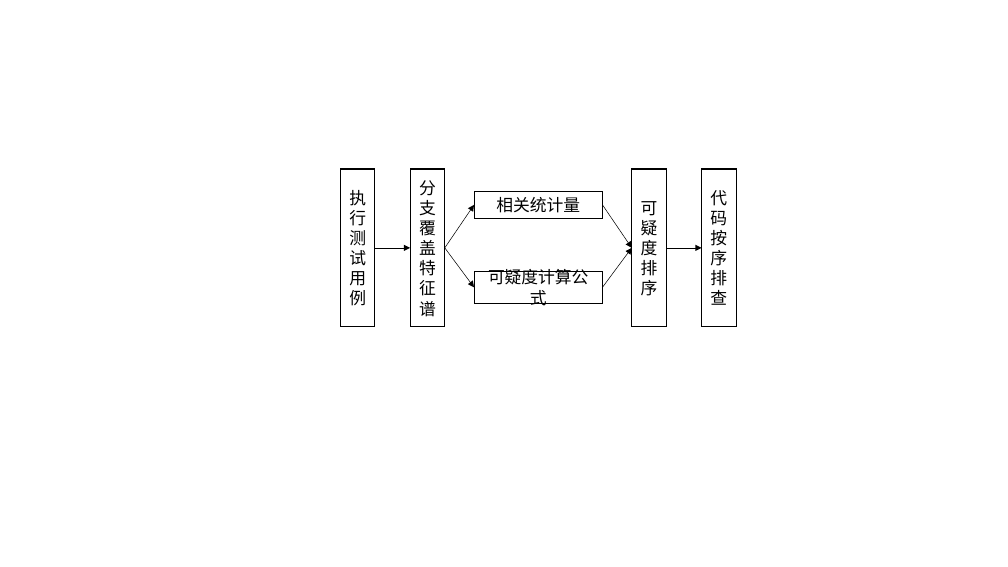
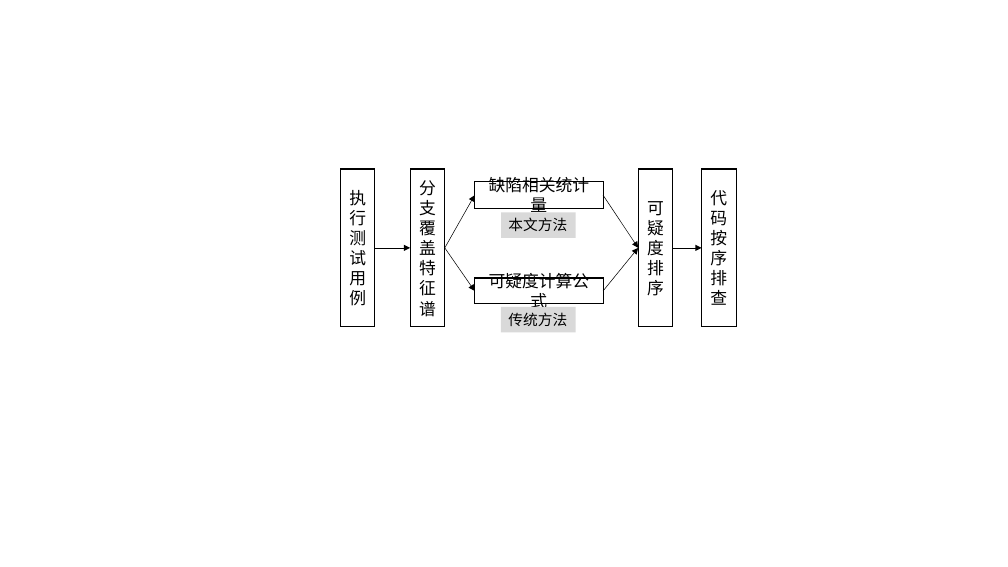
Before and after one commit to XuSihan/Thesis, a slide deck: slide 5 of image/maintenance.pptx. Drawn at 1008x567 pixels with LibreOffice and Linux fonts; fonts in the diff are those of the drawing. Boxes give left, top, right and bottom in pixels: in the first picture for what was removed or moved away, otherwise in the second. Text is boxed around its words. In the diff, an @@ line names an element or a change of style, - is before the commit and + after.

```diff
--- a/image/maintenance.pptx
+++ b/image/maintenance.pptx
@@ rectangle "缺陷相关统计量": place and size @@
-rectangle "缺陷相关统计量" at [474,191,603,219]
+rectangle "缺陷相关统计量" at [475,181,603,209]
@@ text in rectangle at [489,177,589,212]: text changed @@
-相关统计量
+缺陷相关统计量
@@ rectangle "可疑度排序": place and size @@
-rectangle "可疑度排序" at [632,169,667,327]
+rectangle "可疑度排序" at [638,169,673,327]
@@ arrow moved from (445, 248) - (474, 205) to (445, 248) - (475, 195) @@
@@ arrow moved from (603, 205) - (632, 248) to (603, 195) - (638, 248) @@
@@ rectangle added at [501,212,576,238], fill #D9D9D9, 14 pt, text #000000 @@
+本文方法
@@ arrow moved from (445, 248) - (474, 287) to (445, 248) - (475, 291) @@
@@ arrow moved from (603, 287) - (632, 248) to (603, 291) - (638, 248) @@
@@ arrow moved from (667, 248) - (702, 248) to (673, 248) - (702, 248) @@
@@ rectangle "可疑度计算公式": place and size @@
-rectangle "可疑度计算公式" at [474,271,603,303]
+rectangle "可疑度计算公式" at [475,278,603,304]
@@ rectangle added at [501,307,576,333], fill #D9D9D9, 14 pt, text #000000 @@
+传统方法
```
Also in this commit, not shown: 3 slides added, 9 other files.
